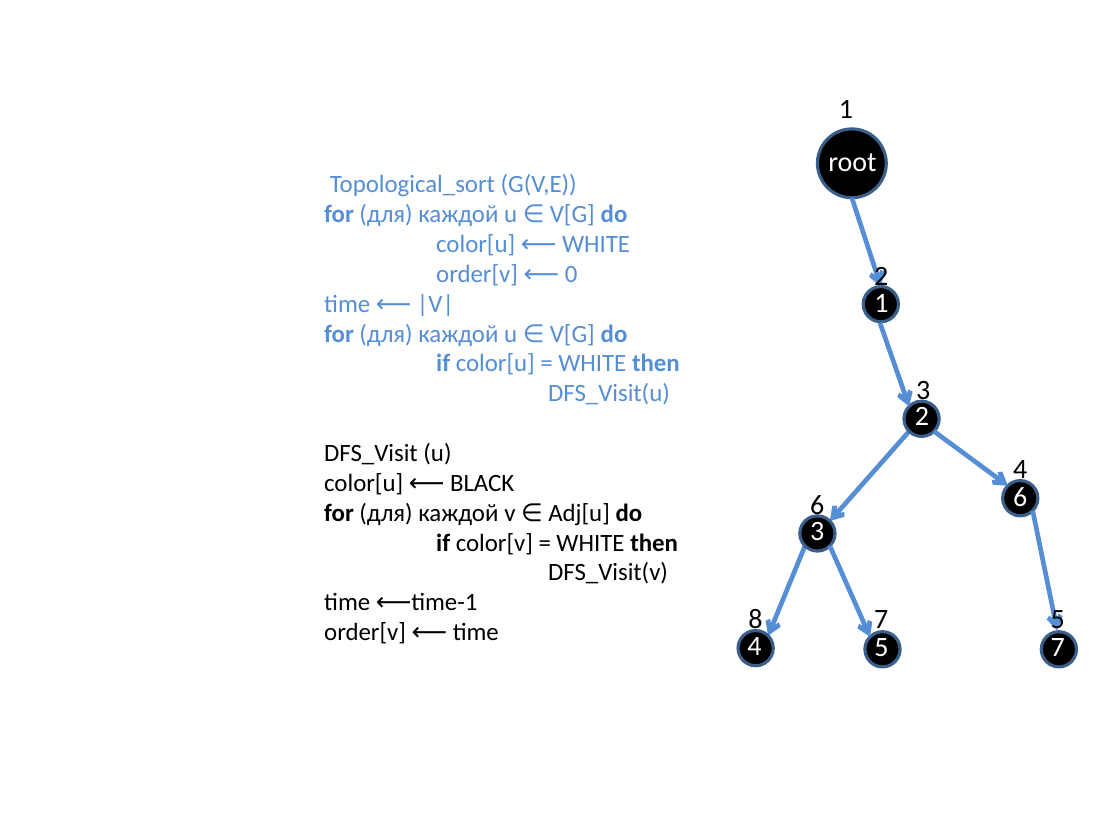
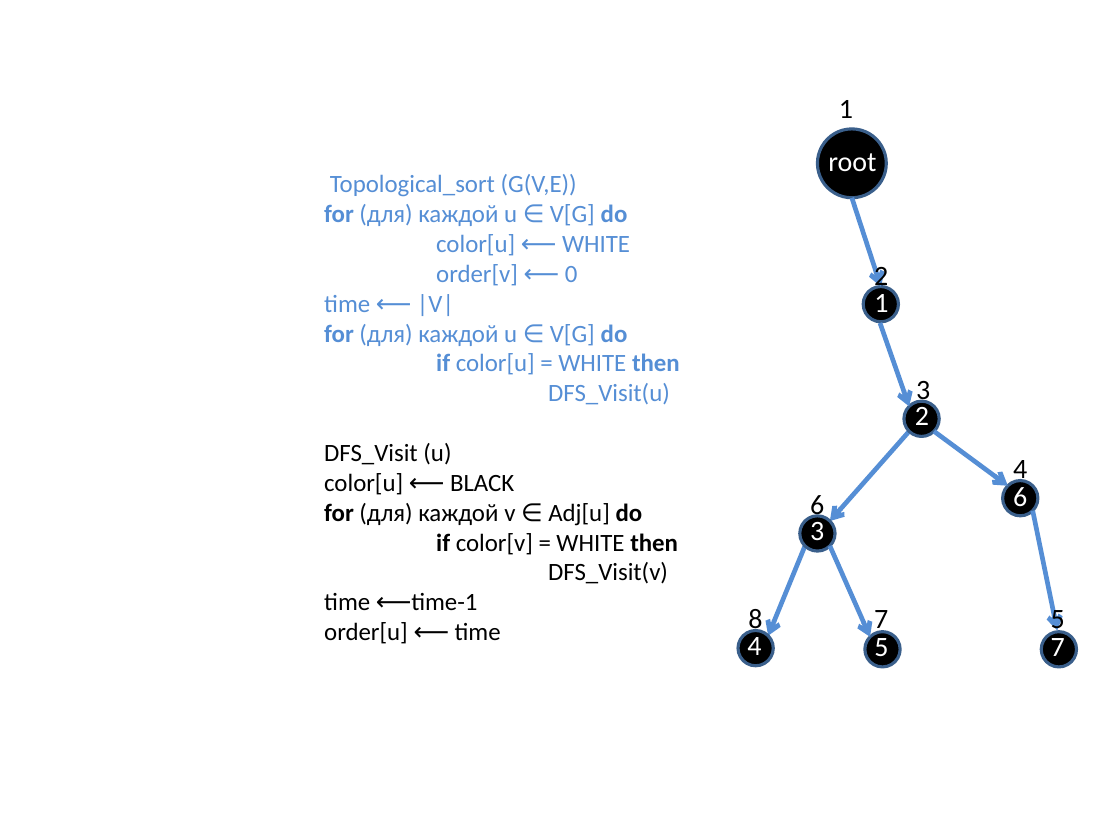
Before and after one commit to SteinbergOB/ANG, a slide deck: slide 29 of Презентации/Лекция 2.pptx. Drawn at 1120x840 pixels with LibreOffice and Linux fonts; fonts in the diff are those of the drawing. Boxes give left, top, right and bottom in pixels: in the first picture for what was removed or moved away, otherwise in the second. Text is boxed around its words. In the diff, an @@ line names an element or a change of style, - is before the commit and + after.

```diff
--- a/Презентации/Лекция 2.pptx
+++ b/Презентации/Лекция 2.pptx
@@ title at (324, 174, 680, 644): text changed @@
-Topological_sort (G(V,E))
-for (для) каждой u ∈ V[G] do
-color[u] ⟵ WHITE
-order[v] ⟵ 0
-time ⟵ |V|
-for (для) каждой u ∈ V[G] do
-if color[u] = WHITE then
-DFS_Visit(u)
-DFS_Visit (u)
-color[u] ⟵ BLACK
-for (для) каждой v ∈ Adj[u] do
-if color[v] = WHITE then
-DFS_Visit(v)
-time ⟵time-1
-order[v] ⟵ time
+Topological_sort (G(V,E))
+for (для) каждой u ∈ V[G] do
+color[u] ⟵ WHITE
+order[v] ⟵ 0
+time ⟵ |V|
+for (для) каждой u ∈ V[G] do
+if color[u] = WHITE then
+DFS_Visit(u)
+DFS_Visit (u)
+color[u] ⟵ BLACK
+for (для) каждой v ∈ Adj[u] do
+if color[v] = WHITE then
+DFS_Visit(v)
+time ⟵time-1
+order[u] ⟵ time
```
Also in this commit, not shown: 1 other slide changed.
